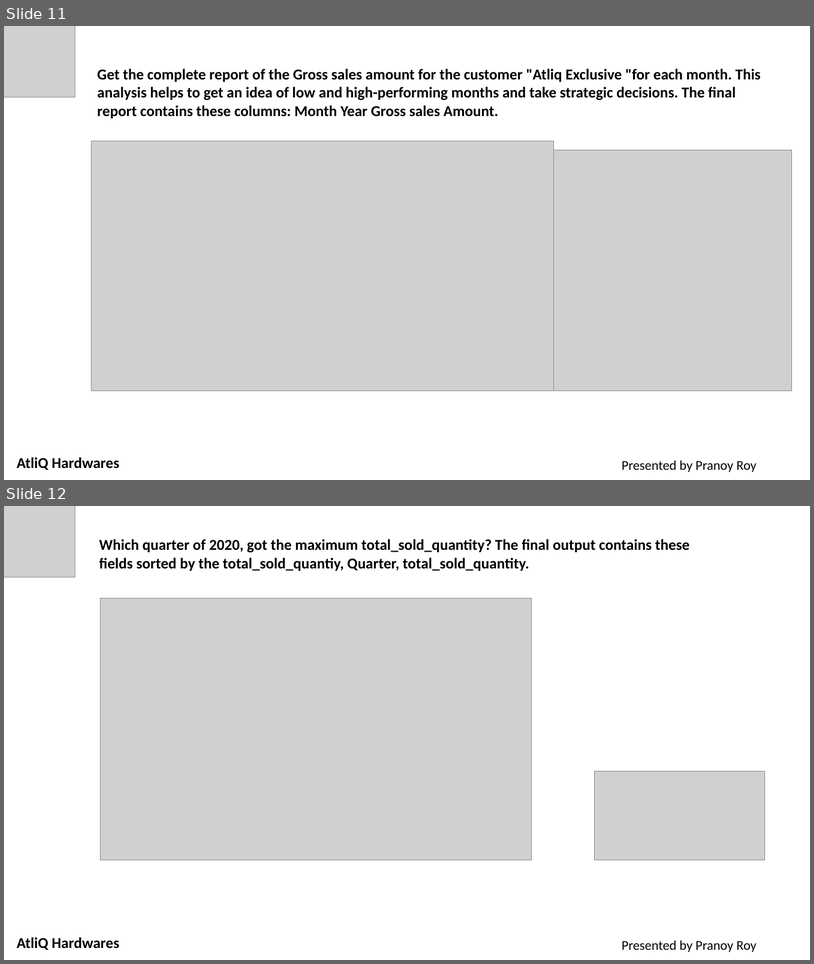
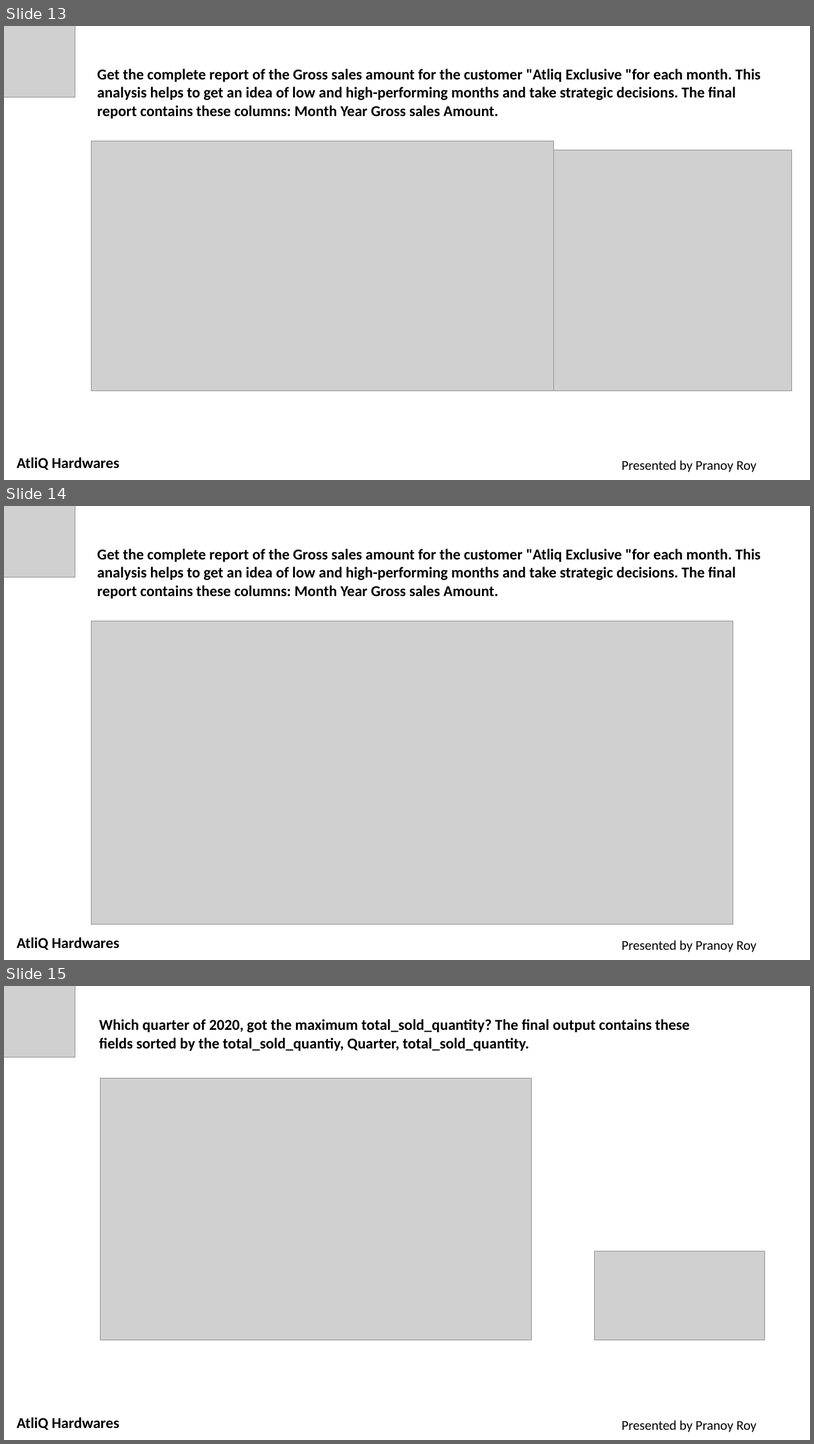
Before and after one commit to pranoy100/Consumer-Goods-AD_Hoc-Analysis--SQL-Project, a slide deck: Consumer Goods Analysis - SQL project.pptx. Shown one above the other, each under a label of ours: slides 11 and 12 before the commit, slides 13, 14 and 15 after it. The pictures are 814x964 and 814x1444 pixels, drawn with LibreOffice and Linux fonts; fonts in the diff are those of the drawing; grey boxes stand for pictures. Boxes give left, top, right and bottom in pixels: in the first picture for what was removed or moved away, otherwise in the second. Text is boxed around its words. In the diff, an @@ line names an element or a change of style, - is before the commit and + after.

```diff
--- a/Consumer Goods Analysis - SQL project.pptx
+++ b/Consumer Goods Analysis - SQL project.pptx
@@ slide 14 added at (x1=4, y1=506, x2=810, y2=960), background #FFFFFF @@
@@ picture added at (x1=4, y1=506, x2=75, y2=577) @@
@@ text added at (x1=97, y1=549, x2=761, y2=598), 18 pt, text #000000, bold @@
+Get the complete report of the Gross sales amount for the customer "Atliq Exclusive "for each month. This analysis helps to get an idea of low and high-performing months and take strategic decisions. The final
+report contains these columns: Month Year Gross sales Amount.
@@ picture added at (x1=91, y1=621, x2=734, y2=924) @@
@@ text added at (x1=17, y1=937, x2=120, y2=950), 18 pt, text #000000, bold @@
+AtliQ Hardwares
@@ text added at (x1=622, y1=940, x2=756, y2=952), 16 pt, text #000000 @@
+Presented by Pranoy Roy
@@ what was slide 11 is now slide 13 @@
@@ what was slide 12 is now slide 15 @@
```
Also in this commit, not shown: 1 slide changed, 3 other slides added.
